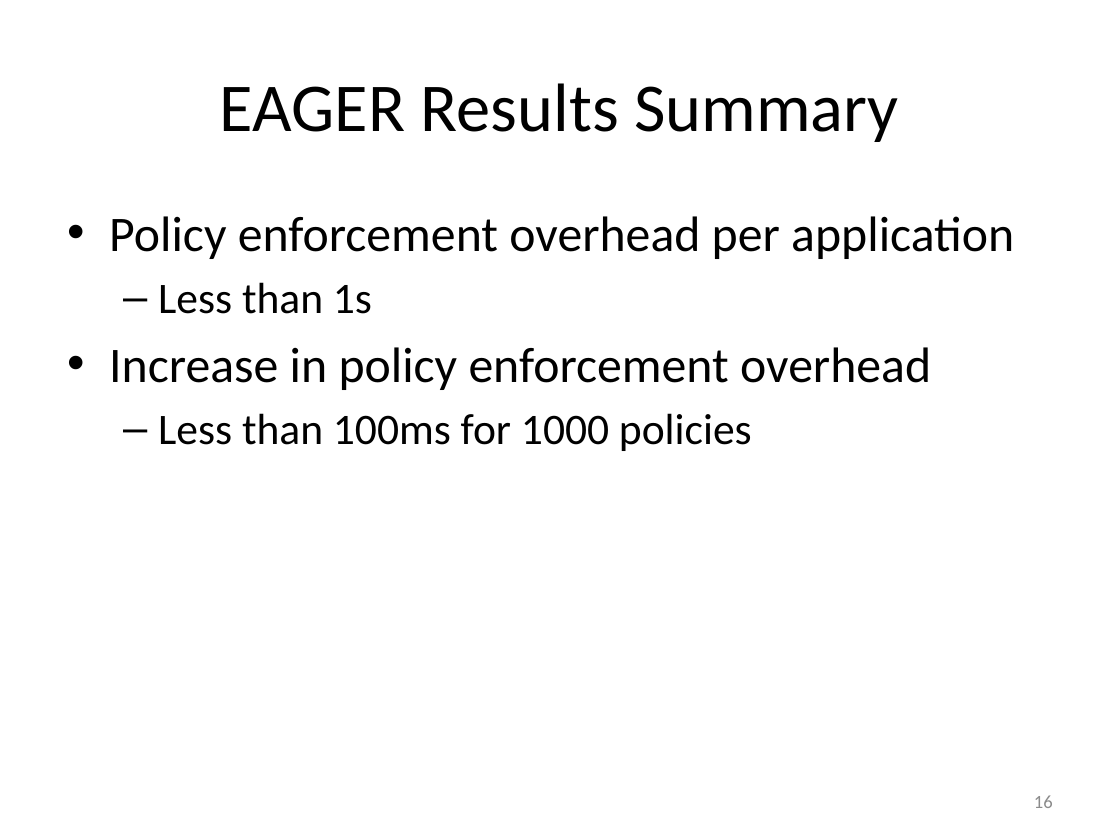
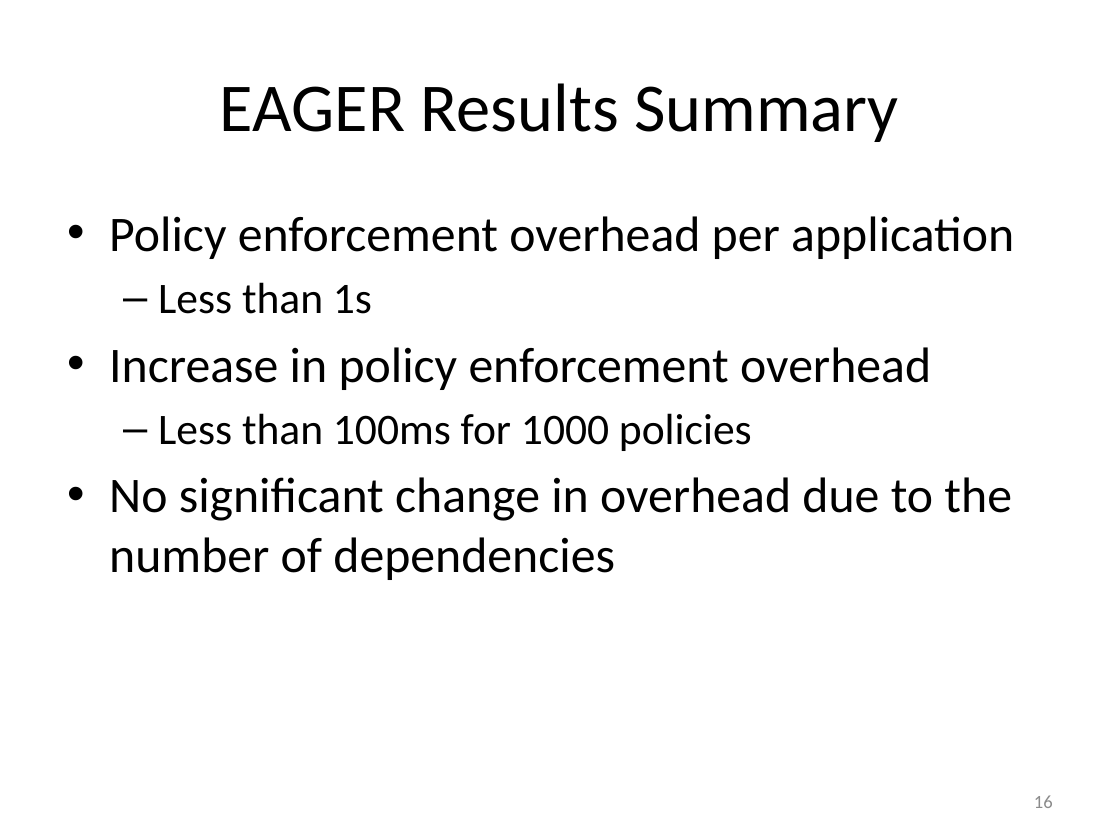
Before and after one commit to Dithn/eager-appscale, a slide deck: slide 16 of Eager/elk-experiment/appserver/system_design.pptx. Drawn at 1120x840 pixels with LibreOffice and Linux fonts; fonts in the diff are those of the drawing. Boxes give left, top, right and bottom in pixels: in the first picture for what was removed or moved away, otherwise in the second. Text is boxed around its words. In the diff, an @@ line names an element or a change of style, - is before the commit and + after.

Commit message:
Updated presentation slides

```diff
--- a/Eager/elk-experiment/appserver/system_design.pptx
+++ b/Eager/elk-experiment/appserver/system_design.pptx
@@ text at (109, 477, 1012, 580): paragraph added @@
+• No significant change in overhead due to the number of dependencies
```
Also in this commit, not shown: 1 other slide changed.
